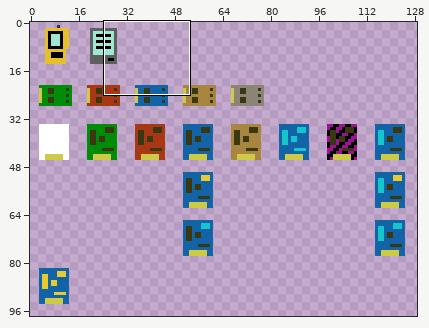
Two states of a sprite sheet, resources/logisticspipes/item_textures.png. Above, an overview of the earlier version with the close-up marked.
Close-up. Before the edit:
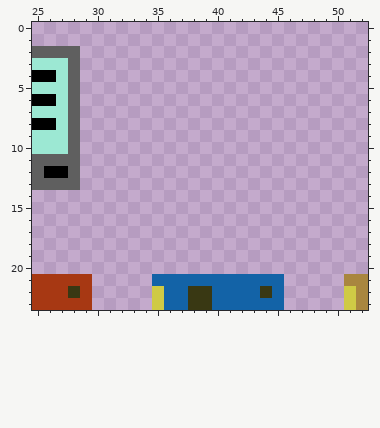
The file is 256x256 pixels. Pixels under 10% opacity are left out. Shown: x 25..52, y 0..23. The wide view leaves out empty margins.
Now the later version:
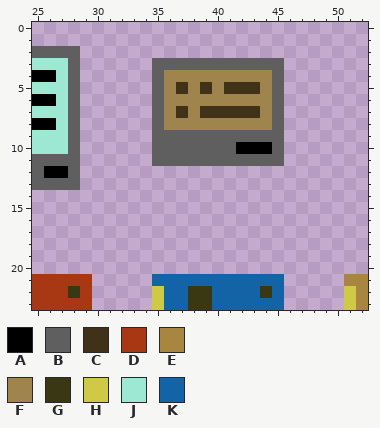
Palette (. is transparent): A #000000  B #5f5f5f  C #403218  D #a73813  E #a9863f  F #9f844d  G #393813  H #cfca45  J #9ce8d3  K #1363a7
Author's note on the commit: Added crafting sign creator icon
The exact change:
@@ x 33..47 @@
  2 ...............
- 3 ...............
- 4 ...............
- 5 ...............
- 6 ...............
- 7 ...............
- 8 ...............
- 9 ...............
-10 ...............
-11 ...............
+ 3 ..BBBBBBBBBBB..
+ 4 ..BFFFFFFFFFB..
+ 5 ..BFCFCFCCCFB..
+ 6 ..BFFFFFFFFFB..
+ 7 ..BFCFCCCCCFB..
+ 8 ..BFFFFFFFFFB..
+ 9 ..BBBBBBBBBBB..
+10 ..BBBBBBBAAAB..
+11 ..BBBBBBBBBBB..
 12 ...............
Boxes around the changes in both close-ups, in picture pixels (x1, y1, x2, y2):
added: (152, 58, 284, 166)
